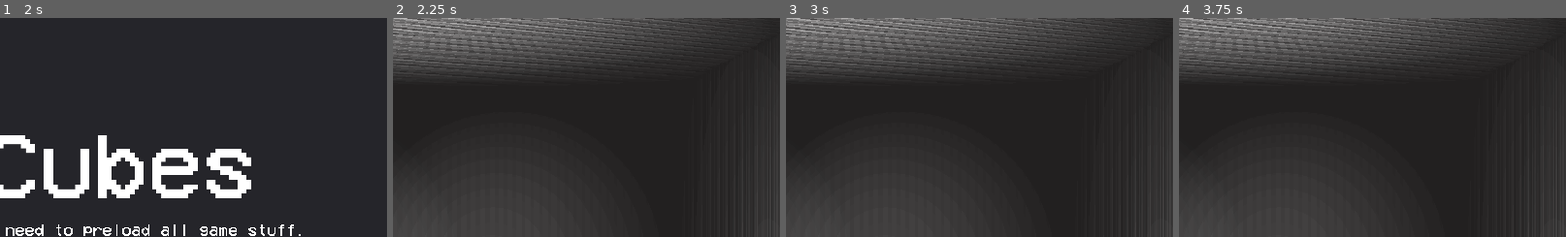
Above: before the commit, frames 1-4 (left to right).
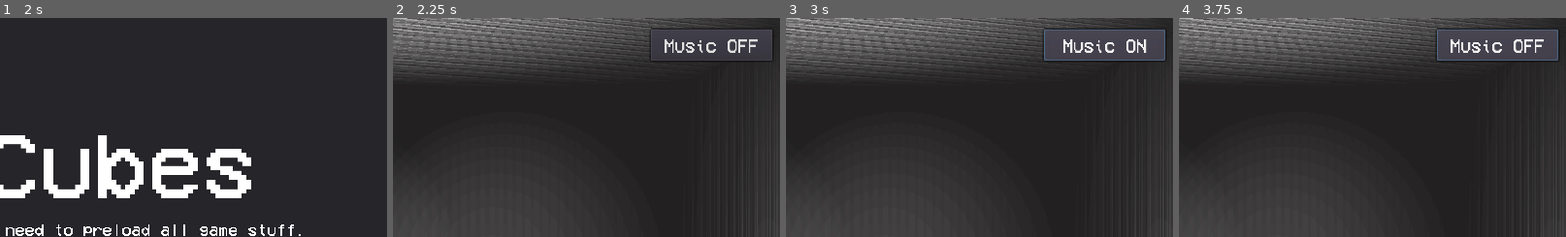
Above: after the commit, the same moments.

Repository: yaragirodev/vitaCubes
Game: Godot game, scene res://scenes/mainMenu.tscn
The game is run twice, just before and just after one commit, with the same random seed, the same clock (stepped at 60 frames per second) and the same inputs.
Inputs (mouse positions are % of the whole screen's width and height, from its top left):
- Up to frame 1 (2 s): click (90, 6) at 0.5 s, where only the run after the commit has a clickable "Music OFF"; click "Load Assets" at 1.25 s
- Up to frame 2 (2.25 s): click "Start" at 2 s
- Up to frame 3 (3 s): click (90, 6) at 2.75 s, where only the run after the commit has a clickable "Music OFF"
- Up to frame 4 (3.75 s): click (90, 6) at 3.5 s, where only the run after the commit has a clickable "Music ON"
The pictures show only the part of the screen within x 49-99%, y 0-50%; the shares and areas given below are measured in that part.

Frame 1 is identical in both runs. In frame 2, 2.4% of the frame differs, in the area x 66-98%, y 4-20%; in frame 3, 3.8%; in frame 4, 3.8%.

Commit message:
music player

Diff:
--- /dev/null
+++ b/default_bus_layout.tres
@@ -0,0 +1,15 @@
+[gd_resource type="AudioBusLayout" load_steps=2 format=2]
+
+[sub_resource type="AudioEffectReverb" id=1]
+resource_name = "Reverb"
+room_size = 0.17
+
+[resource]
+bus/1/name = "Musicreverb"
+bus/1/solo = false
+bus/1/mute = false
+bus/1/bypass_fx = false
+bus/1/volume_db = 0.0
+bus/1/send = "Master"
+bus/1/effect/0/effect = SubResource( 1 )
+bus/1/effect/0/enabled = true
--- a/global/globalData.gd
+++ b/global/globalData.gd
@@ -1,3 +1,4 @@
 extends Node
 
 var cubesTotal = 0
+var isMusicPlaying = false
--- a/gui/gui.gd
+++ b/gui/gui.gd
@@ -2,14 +2,17 @@
 
 onready var spawnButton = $spawnCubeButton
 onready var deleteButton = $deleteAllButton
+onready var musicButton = $MusicButton
 onready var spawned_spatial = mainLvl.get_node("spawnedStuff")
 onready var cubesCount: Label = $CubesCount
+onready var musicPlayer = mainLvl.get_node("musicStream")
 
 var boxScene = preload("res://assets/cube/cube.tscn")
 
 func _ready():
 	spawnButton.connect("pressed", self, "_onSpawnButtonPressed")
 	deleteButton.connect("pressed", self, "_onDeleteButtonPressed")
+	musicButton.connect("pressed", self, "_onMusicButtonPressed")
 
 func _process(delta):
 	cubesCount.text = str(globalData.cubesTotal)
@@ -33,3 +36,15 @@
 
 func addOneToGlobalCount():
 	globalData.cubesTotal += 1
+
+
+func _onMusicButtonPressed():
+	if globalData.isMusicPlaying == false:
+		musicPlayer.play()
+		globalData.isMusicPlaying = true
+		musicButton.text = "Music ON"
+
+	else:
+		musicPlayer.stop()
+		globalData.isMusicPlaying = false
+		musicButton.text = "Music OFF"
--- a/gui/gui.tscn
+++ b/gui/gui.tscn
@@ -15,6 +15,14 @@
 margin_bottom = 527.0
 custom_fonts/font = ExtResource( 1 )
 text = "Spawn Cube"
+
+[node name="MusicButton" type="Button" parent="."]
+margin_left = 793.0
+margin_top = 14.0
+margin_right = 943.0
+margin_bottom = 53.0
+custom_fonts/font = ExtResource( 1 )
+text = "Music OFF"
 
 [node name="deleteAllButton" type="Button" parent="."]
 margin_left = 793.0
--- a/scenes/main.tscn
+++ b/scenes/main.tscn
@@ -1,9 +1,10 @@
-[gd_scene load_steps=7 format=2]
+[gd_scene load_steps=8 format=2]
 
 [ext_resource path="res://gui/gui.tscn" type="PackedScene" id=1]
 [ext_resource path="res://assets/VCR.ttf" type="DynamicFontData" id=2]
 [ext_resource path="res://scenes/fpsCounter.gd" type="Script" id=3]
 [ext_resource path="res://scenes/DaD.gd" type="Script" id=4]
+[ext_resource path="res://assets/BGMusicL0.mp3" type="AudioStream" id=5]
 
 [sub_resource type="DynamicFont" id=2]
 size = 412
@@ -86,3 +87,7 @@
 transform = Transform( 1, 0, 0, 0, 1, 0, 0, 0, 1, 0, 6.8048, 0 )
 
 [node name="spawnedStuff" type="Spatial" parent="."]
+
+[node name="musicStream" type="AudioStreamPlayer" parent="."]
+stream = ExtResource( 5 )
+bus = "Musicreverb"
Not shown, added: assets/BGMusicL0.mp3.import
Not shown, added: assets/BGMusicL0.mp3
